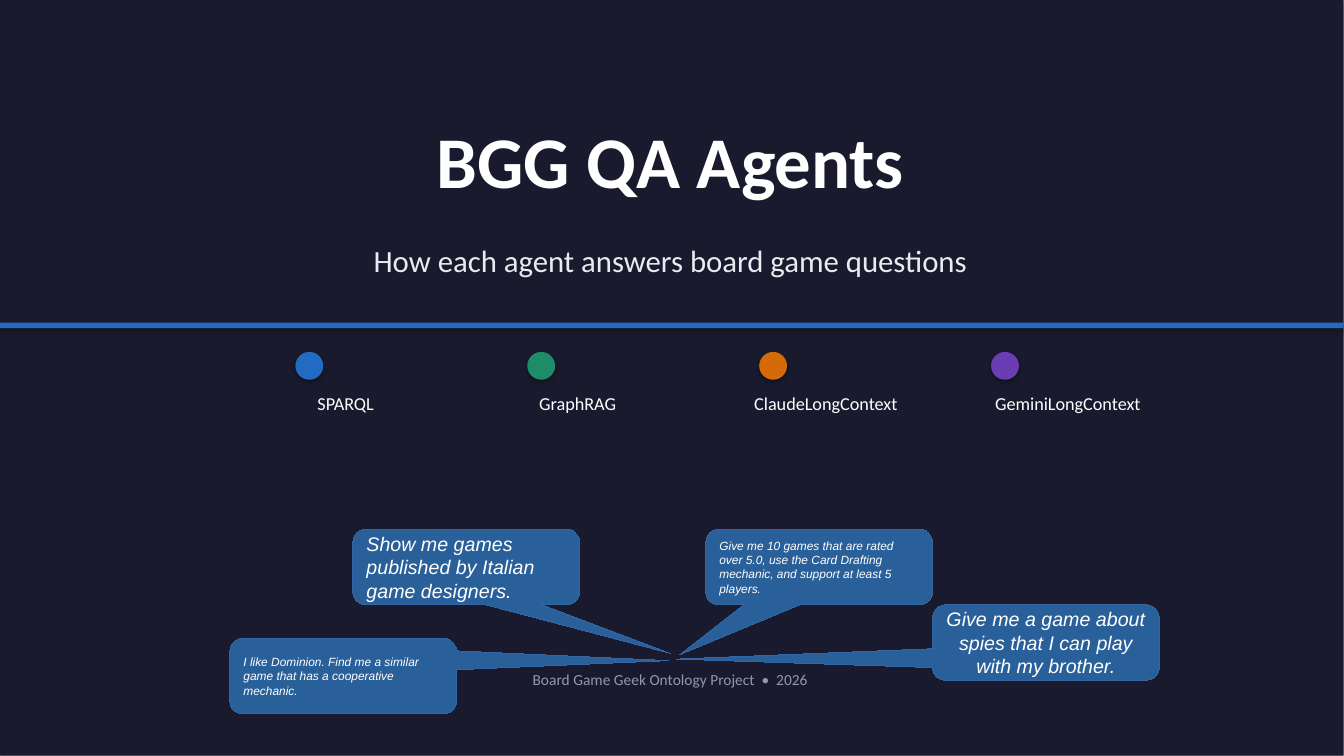
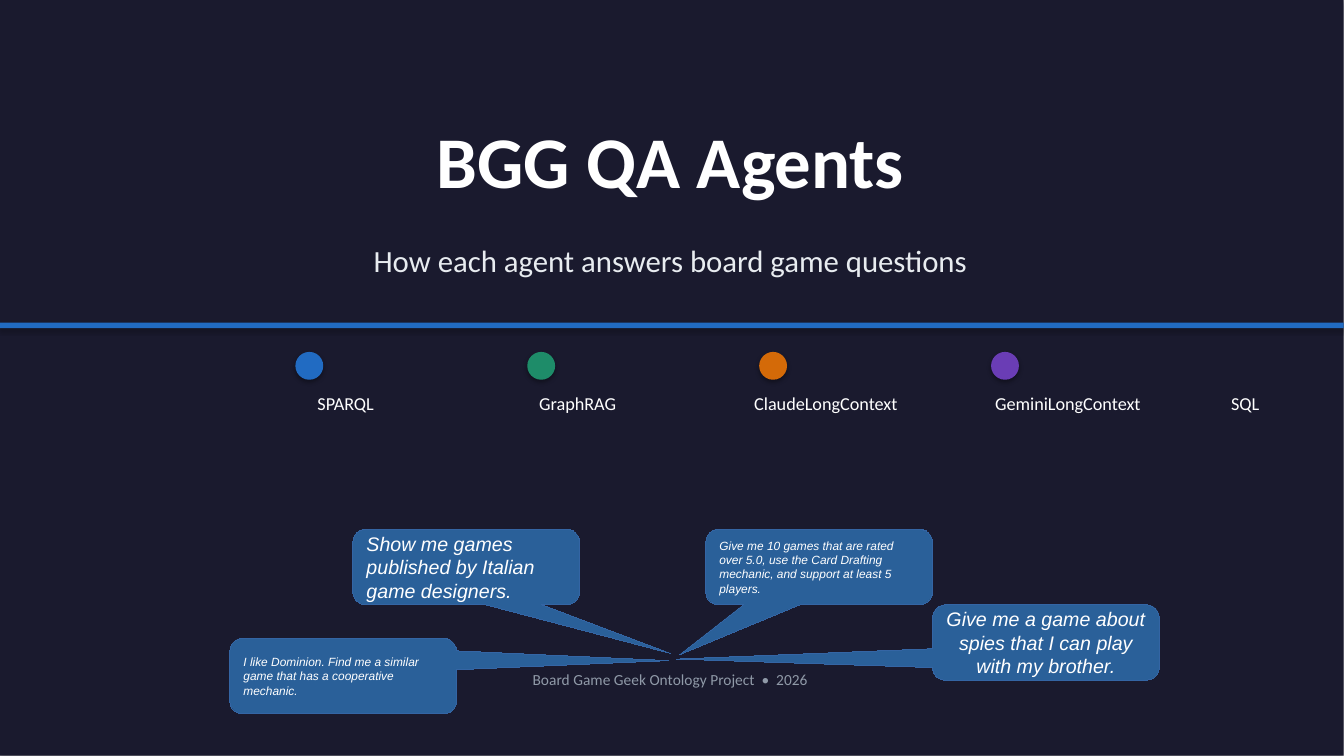
Before and after one commit to susvej/bg_ontology, a slide deck: slide 1 of docs/bgg_agents_slides.pptx. Drawn at 1344x756 pixels with LibreOffice and Linux fonts; fonts in the diff are those of the drawing. Boxes give left, top, right and bottom in pixels: in the first picture for what was removed or moved away, otherwise in the second. Text is boxed around its words. In the diff, an @@ line names an element or a change of style, - is before the commit and + after.

```diff
--- a/docs/bgg_agents_slides.pptx
+++ b/docs/bgg_agents_slides.pptx
@@ text added at <box>1231,398,1259,413</box>, 13 pt, text #FFFFFF @@
+SQL
```
Also in this commit, not shown: 6 other slides changed, 1 other file.
